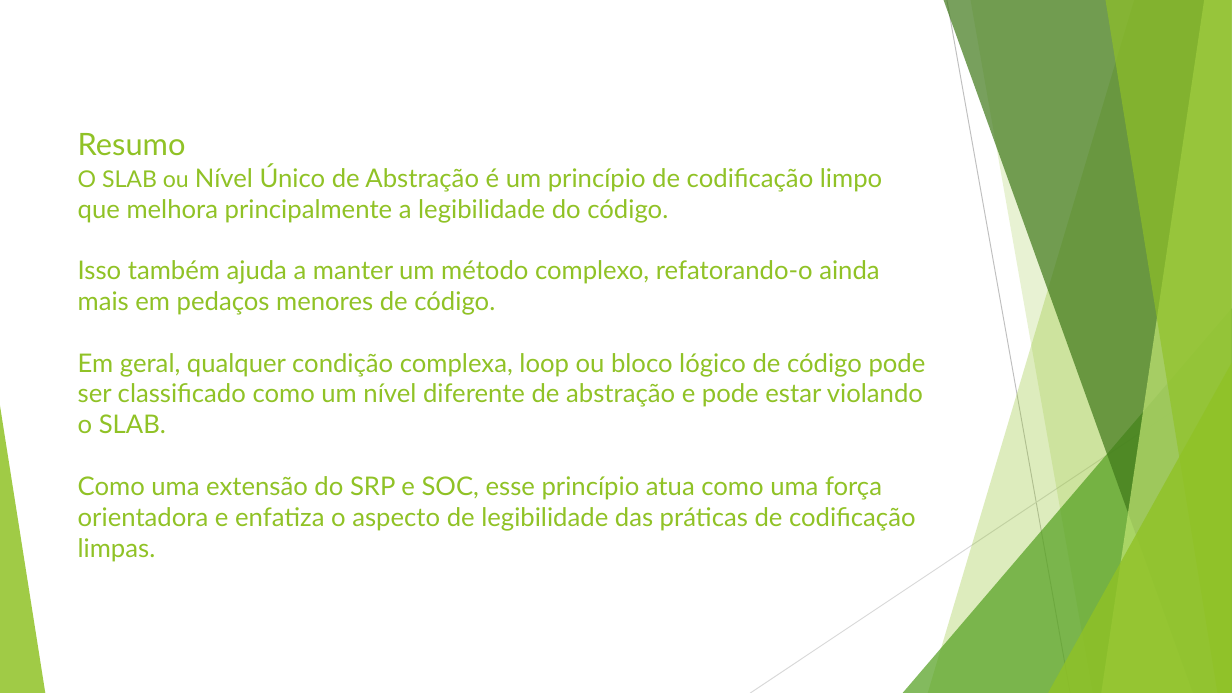
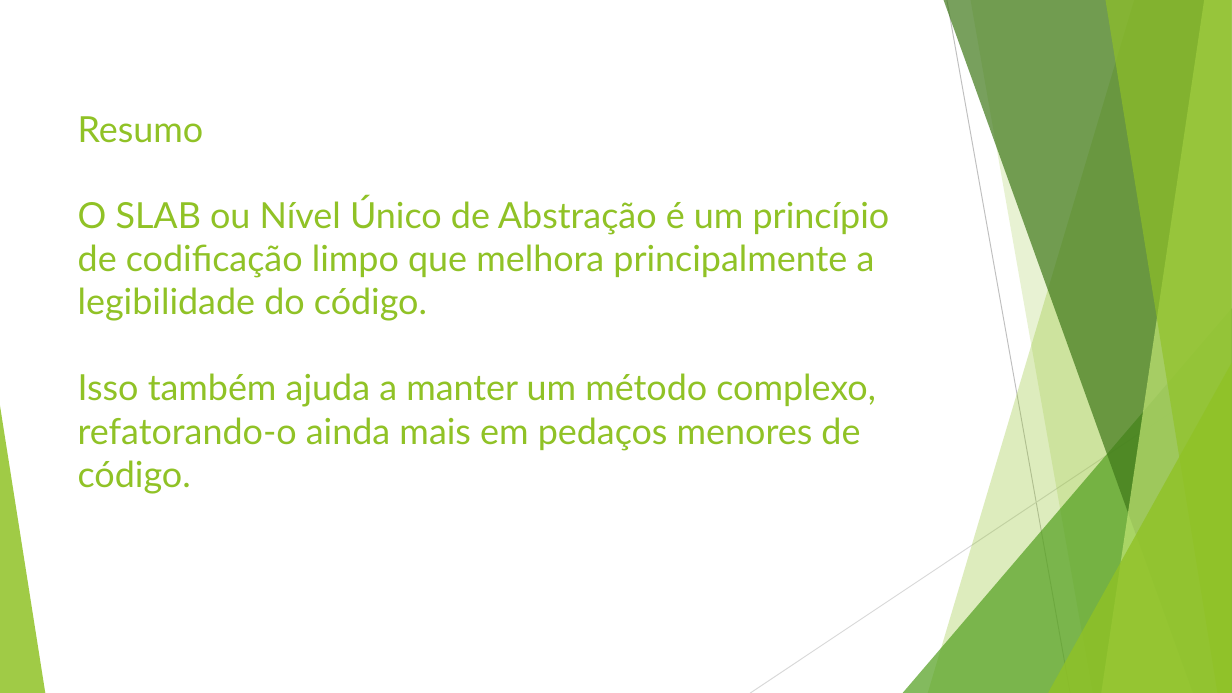
Before and after one commit to TeteStorm/SLAPExample, a slide deck: slide 27 of Single Level of Abstraction (SLAB).pptx (slide 14 before the commit). Drawn at 1232x693 pixels with LibreOffice and Linux fonts; fonts in the diff are those of the drawing. Boxes give left, top, right and bottom in pixels: in the first picture for what was removed or moved away, otherwise in the second. Text is boxed around its words. In the diff, an @@ line names an element or a change of style, - is before the commit and + after.

```diff
--- a/Single Level of Abstraction (SLAB).pptx
+++ b/Single Level of Abstraction (SLAB).pptx
@@ title at box(78, 116, 890, 494): text changed; size 20 to 28 pt @@
-Resumo
-O SLAB ou Nível Único de Abstração é um princípio de codificação limpo que melhora principalmente a legibilidade do código.
-Isso também ajuda a manter um método complexo, refatorando-o ainda mais em pedaços menores de código.
-Em geral, qualquer condição complexa, loop ou bloco lógico de código pode ser classificado como um nível diferente de abstração e pode estar violando o SLAB.
-Como uma extensão do SRP e SOC, esse princípio atua como uma força orientadora e enfatiza o aspecto de legibilidade das práticas de codificação limpas.
+Resumo
+O SLAB ou Nível Único de Abstração é um princípio de codificação limpo que melhora principalmente a legibilidade do código.
+Isso também ajuda a manter um método complexo, refatorando-o ainda mais em pedaços menores de código.
```
Also in this commit, not shown: 12 other slides changed, 14 slides added, 3 other files.
